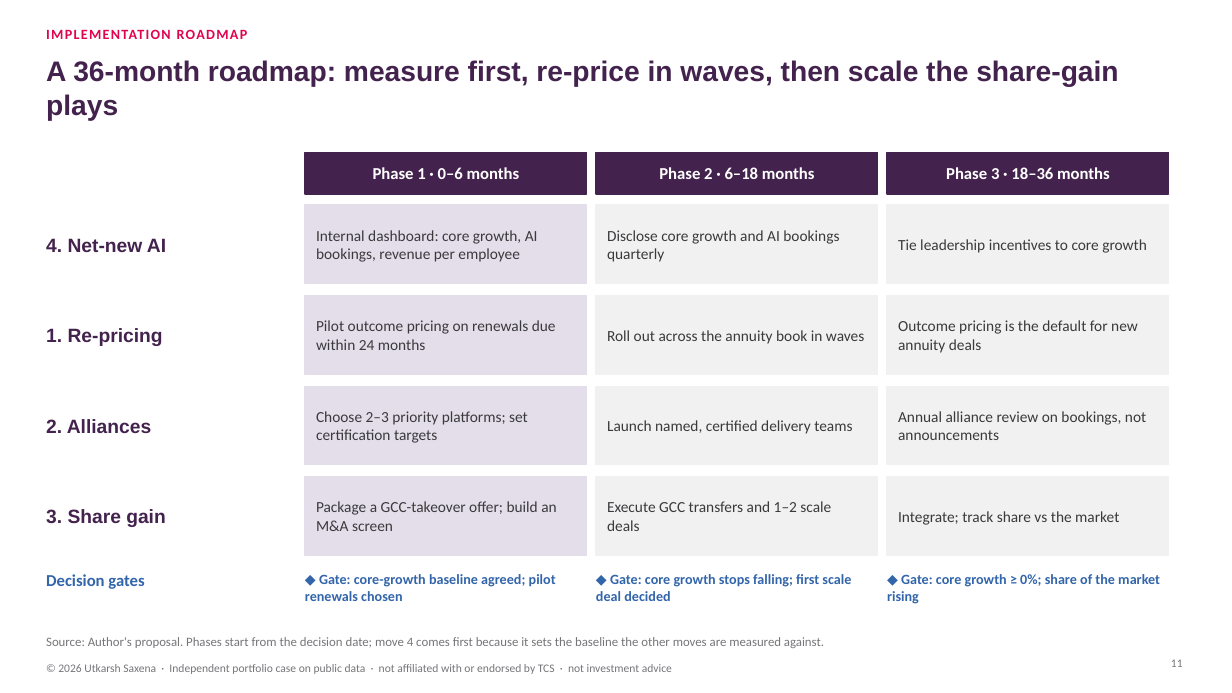
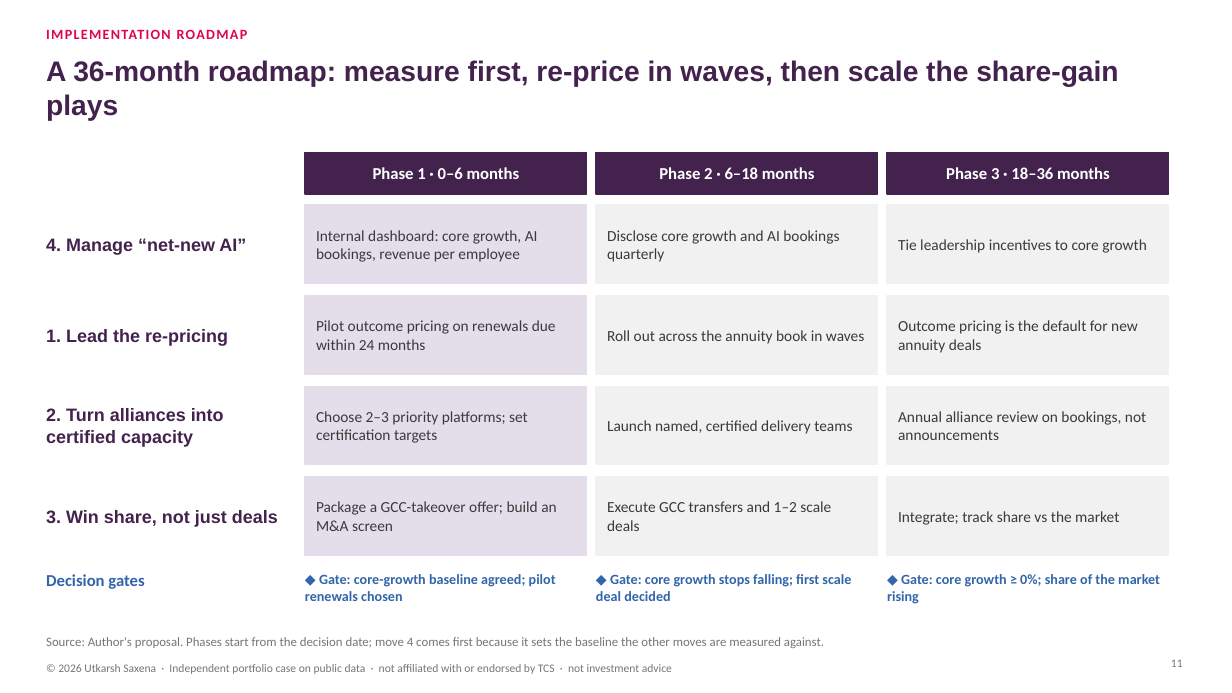
Before and after one commit to lokpriye96/ai-consulting-report-genai-services, a slide deck: slide 11 of outputs/TCS_AI_Deflation_Strategy.pptx. Drawn at 1232x693 pixels with LibreOffice and Linux fonts; fonts in the diff are those of the drawing. Boxes give left, top, right and bottom in pixels: in the first picture for what was removed or moved away, otherwise in the second. Text is boxed around its words. In the diff, an @@ line names an element or a change of style, - is before the commit and + after.

```diff
--- a/outputs/TCS_AI_Deflation_Strategy.pptx
+++ b/outputs/TCS_AI_Deflation_Strategy.pptx
@@ text at bbox=[46, 238, 246, 255]: text changed; size 15 to 14 pt @@
-4. Net-new AI
+4. Manage “net-new AI”
@@ text at bbox=[46, 329, 228, 346]: text changed; size 15 to 14 pt @@
-1. Re-pricing
+1. Lead the re-pricing
@@ text at bbox=[46, 408, 224, 447]: text changed; size 15 to 14 pt @@
-2. Alliances
+2. Turn alliances into certified capacity
@@ text at bbox=[46, 510, 278, 527]: text changed; size 15 to 14 pt @@
-3. Share gain
+3. Win share, not just deals
```
Also in this commit, not shown: 10 other slides changed, 16 other files.
